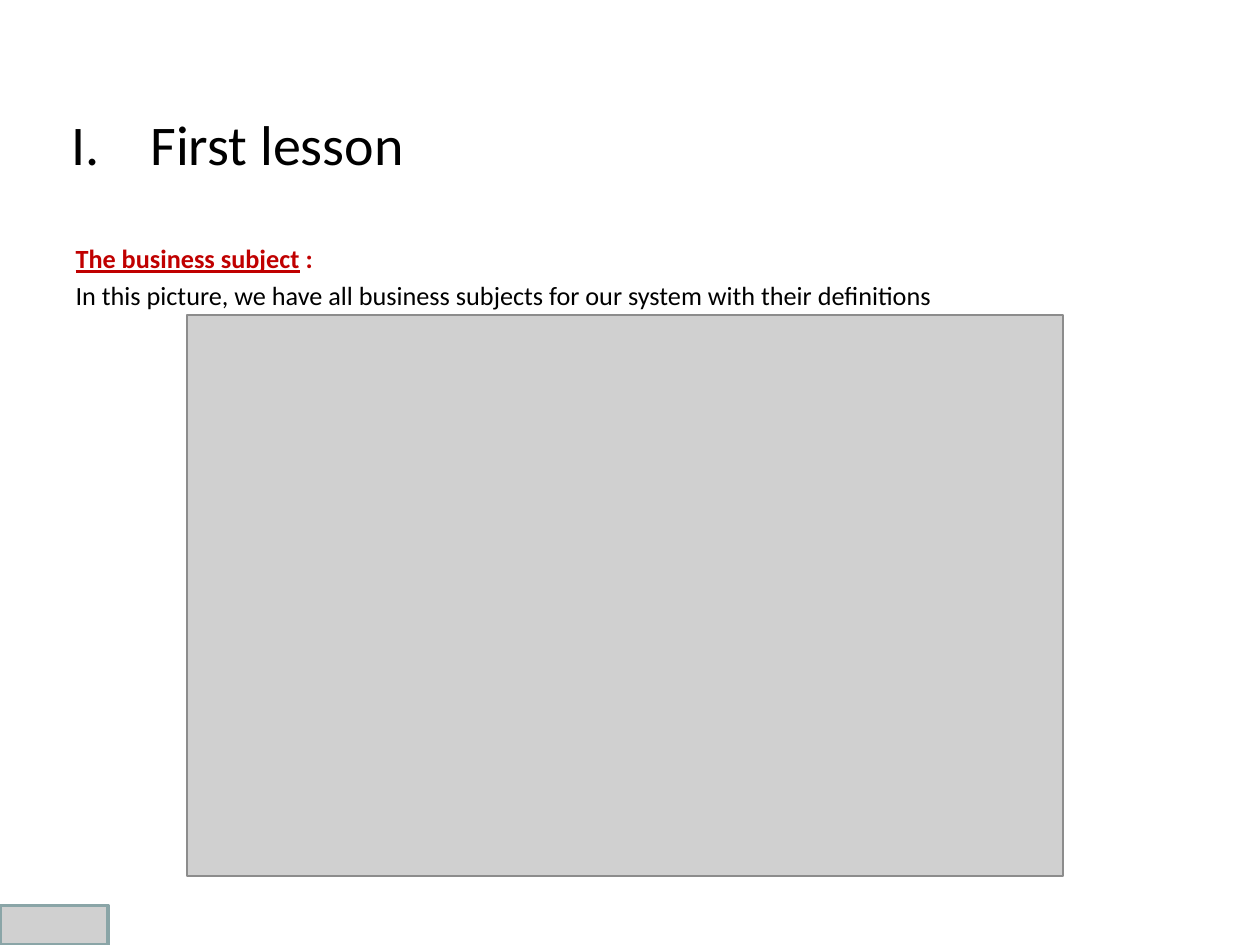
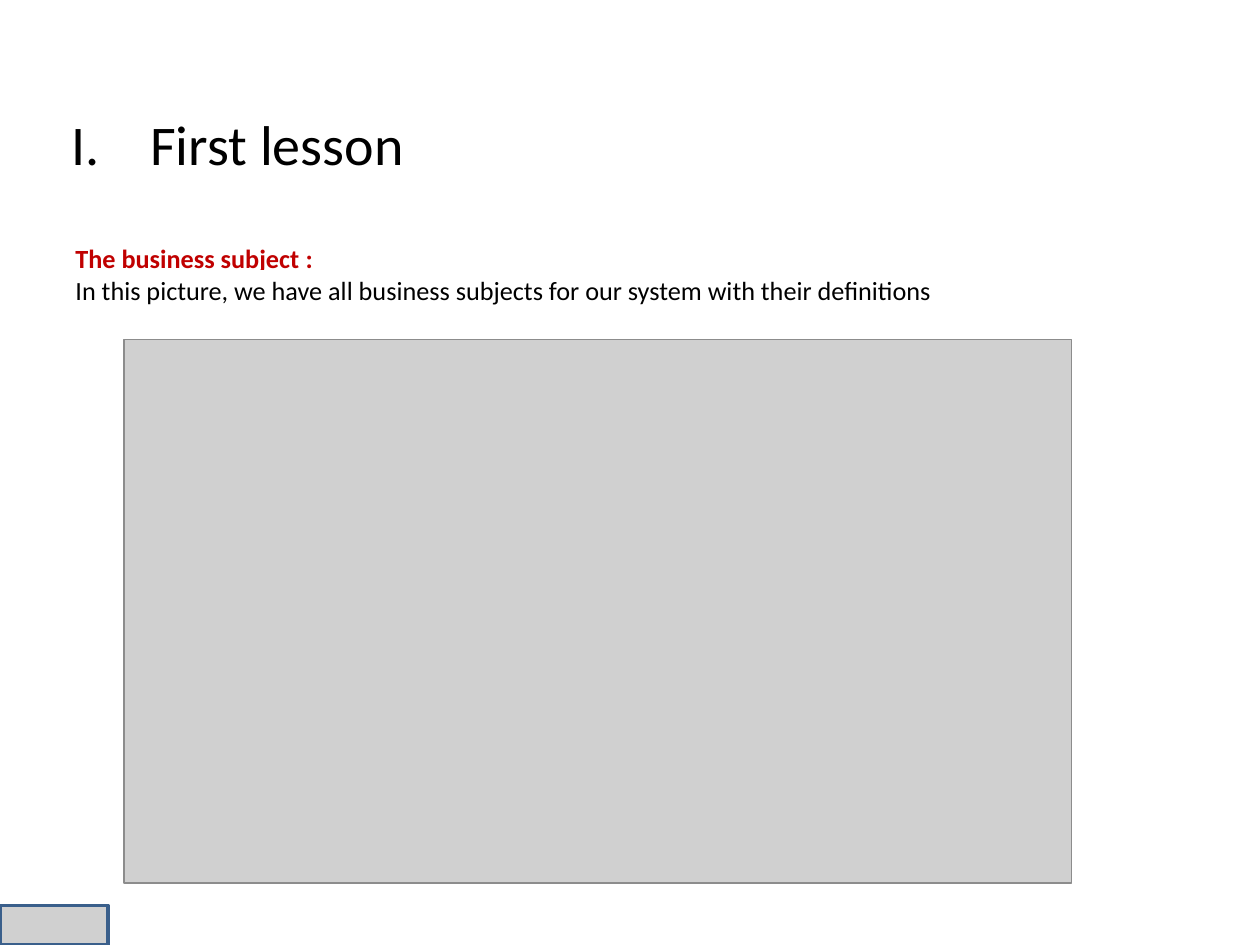
Before and after one commit to niss93/Preplane, a slide deck: slide 7 of Presentation.pptx. Drawn at 1260x945 pixels with LibreOffice and Linux fonts; fonts in the diff are those of the drawing; grey boxes stand for pictures; background and template pictures are left out. Boxes give left, top, right and bottom in pixels: in the first picture for what was removed or moved away, otherwise in the second. Text is boxed around its words. In the diff, an @@ line names an element or a change of style, - is before the commit and + after.

```diff
--- a/Presentation.pptx
+++ b/Presentation.pptx
@@ text "The business subject :" at box(75, 249, 931, 305): indent changed; less space between paragraphs @@
@@ picture: place and size @@
-picture at box(186, 315, 1062, 876)
+picture at box(123, 340, 1071, 883)
```
Also in this commit, not shown: 14 other slides changed, 1 slide added.
